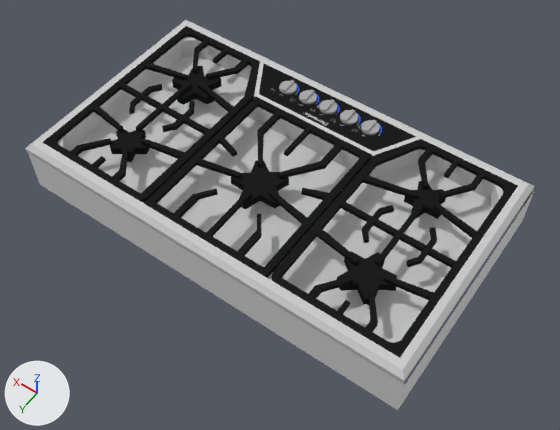
One commit to the Blender file Cook Tops/Thermador SGSX365FS.blend: the scene before it, then after it.
Camera for both pictures: a 50 mm lens placed at (-0.172, 0.615, 1.247), pointed at (0.432, -0.23, -0.081). The lights are fixed; the arrows at lower left show +X, +Y and +Z.

Names of what the first picture shows: 'MESH.Thermador SGSX365FS', 'MESH.Thermador SGSX365FS.cutout'.
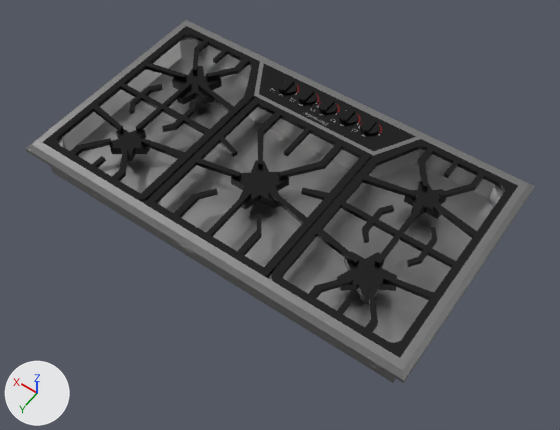
Boxes [x1, y1, x2, y2] around the edits, measured in the pictures (560 x 430 px):
'MESH.Thermador SGSX365FS.cutout', hidden
    before: [28, 153, 535, 410]
part 1 of me_mesh_001, recoloured
    both: [25, 20, 534, 383]
part 2 of me_mesh_001, recoloured (grey to black)
    both: [42, 26, 518, 358]
part 3 of me_mesh_001, recoloured (grey to black)
    both: [279, 80, 380, 135]
part 4 of me_mesh_001, recoloured
    both: [296, 84, 382, 133]

The change, as a list of edits to the scene's bpy script:
```text
Add ng_brushed:
    ng_brushed = bpy.data.node_groups.new('Brushed', 'ShaderNodeTree')
    # nodes: Mapping, TexNoise, ValToRGB
    # colours: black #000000, grey #737373, white #ffffff
Add ng_colors_005:
    ng_colors_005 = bpy.data.node_groups.new('Colors.005', 'ShaderNodeTree')
    # nodes: RGB
    # colours: white #e7e7e7, grey #aaaaaa, black #343434, yellow #e7e700, orange #bc8300, red #b60000, pink #da95bc, pink #aa007c
Add ng_contrastglossy_005:
    ng_contrastglossy_005 = bpy.data.node_groups.new('ContrastGlossy.005', 'ShaderNodeTree')
    # nodes: BrightContrast, BsdfAnisotropic, Fresnel, Math, Mix, MixShader
    # colours: grey #bcbcbc
Add ng_specularreflexion_005:
    ng_specularreflexion_005 = bpy.data.node_groups.new('SpecularReflexion.005', 'ShaderNodeTree')
    # nodes: BsdfAnisotropic, Math, MixShader
    # colours: white #e7e7e7
Add ng_specularreflexion_006:
    ng_specularreflexion_006 = bpy.data.node_groups.new('SpecularReflexion.006', 'ShaderNodeTree')
    # nodes: BsdfAnisotropic, Math, MixShader
    # colours: white #e7e7e7
Add ng_contrastglossy_006:
    ng_contrastglossy_006 = bpy.data.node_groups.new('ContrastGlossy.006', 'ShaderNodeTree')
    # nodes: BrightContrast, BsdfAnisotropic, Fresnel, Math, Mix, MixShader
    # colours: grey #bcbcbc
Add ng_contrastglossy_002:
    ng_contrastglossy_002 = bpy.data.node_groups.new('ContrastGlossy.002', 'ShaderNodeTree')
    # nodes: BrightContrast, BsdfAnisotropic, Fresnel, Math, Mix, MixShader
    # colours: grey #bcbcbc
Add ng_colors_002:
    ng_colors_002 = bpy.data.node_groups.new('Colors.002', 'ShaderNodeTree')
    # nodes: RGB
    # colours: white #e7e7e7, grey #aaaaaa, black #343434, yellow #e7e700, orange #bc8300, red #b60000, pink #da95bc, pink #aa007c
Add ng_specularreflexion_002:
    ng_specularreflexion_002 = bpy.data.node_groups.new('SpecularReflexion.002', 'ShaderNodeTree')
    # nodes: BsdfAnisotropic, Math, MixShader
    # colours: white #e7e7e7
Add mat_stainless_steel:
    mat_stainless_steel = bpy.data.materials.new('Stainless Steel')
    # nodes: BsdfAnisotropic, Bump, Fresnel, Gamma, Group, LayerWeight, MixShader, OutputMaterial, TexCoord, ValToRGB
    # colours: grey #b1b1b1, dark grey #595959
Add mat_black_anodized_metal:
    mat_black_anodized_metal = bpy.data.materials.new('Black Anodized Metal')
    # nodes: Fresnel, Group, LayerWeight, OutputMaterial
    # colours: white #e7e7e7
Add mat_white_anodized_metal:
    mat_white_anodized_metal = bpy.data.materials.new('White Anodized Metal')
    # nodes: BsdfDiffuse, Fresnel, Group, LayerWeight, MixShader, OutputMaterial, RGB
    # colours: white #f5f5f5, white #f2f2f2
Add mat_red_anodized_metal:
    mat_red_anodized_metal = bpy.data.materials.new('Red Anodized Metal')
    # nodes: Fresnel, Group, LayerWeight, OutputMaterial
    # colours: white #e7e7e7
Change me_mesh_001:
    where me_mesh_001.from_pydata(...)  # 3371 vertices, 1322 faces; spans x 0.2..46.0, y -82.3..0.0, z -3.7..1.6
    used by ob_mesh_thermador_sgsx365fs; parent = ob_bpassembly_thermador_sgsx365fs; location = (0.0, 0.0, 0.0); scale = (0.0205, 0.00656, 0.0205)
    remove me_mesh_001.materials.append(mat_default)
    me_mesh_001 part 1: all 524 faces that had it switch from mat_4 to mat_stainless_steel
    me_mesh_001 part 2: all 512 faces that had it switch from mat_color_008 to mat_black_anodized_metal
    me_mesh_001 part 3: all 210 faces that had it switch from mat_color_003_1 to mat_black_anodized_metal
    me_mesh_001 part 4: all 7 faces that had it switch from mat_color_i02 to mat_red_anodized_metal
    add me_mesh_001.materials.append(mat_white_anodized_metal)
Change ob_mesh_thermador_sgsx365fs_cutout:
    add ob_mesh_thermador_sgsx365fs_cutout.hide_viewport = True
```
